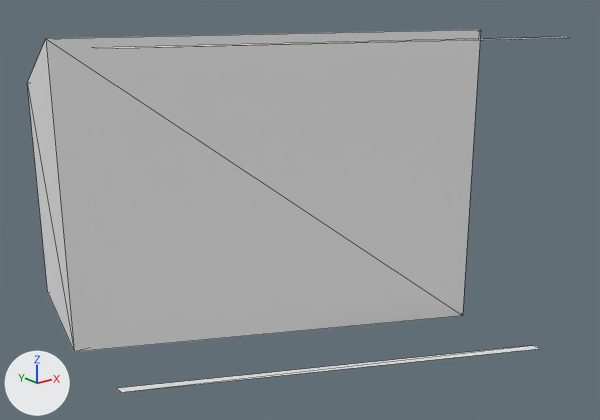
A saved change to the glTF model app/public/models/Walkway_Ramp.glb.
Both versions are drawn from a 50 mm camera at (-518.0, -788.0, 248.0) aimed at (4.0, -135.0, -13.0). Every picture has the same lights, and +X, +Y and +Z are marked at lower left. Mesh edges are drawn as thin lines. Vertices at the same position are counted once.

In view in the first picture: 'Walkway_Ramp'.
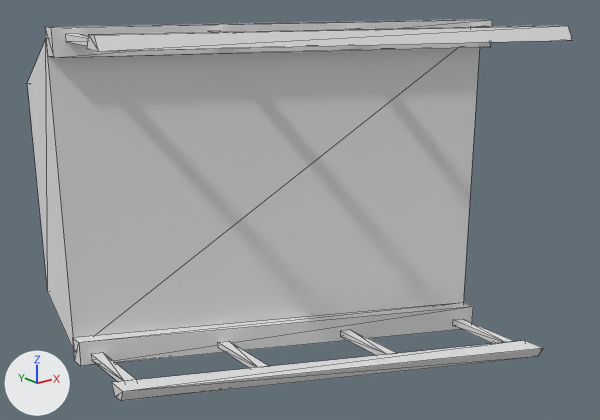
Scene script edits in JSON lines:
```json
{"block": "me_cube_009", "where": "# used by ob_walkway_ramp; location = (0.0, 0.0, 0.0)"}
{"op": "remove", "block": "me_cube_009", "code": "me_cube_009.from_pydata(...)  # 16 vertices, 16 faces; spans x -200.0..200.0, y -310.0..60.0, z -167.0..167.0"}
{"op": "add", "block": "me_cube_009", "code": "me_cube_009.from_pydata(...)  # 104 vertices, 124 faces; spans x -200.0..200.0, y -313.0..60.0, z -178.0..178.0"}
{"block": "me_cube_009", "change": "me_cube_009 part 1: the loose piece of 4 vertices spanning x -200.0..200.0, y -310.0..-100.0, z 167.0 is rebuilt with 8 vertices and now spans x -200.0..200.0, y -313.0..-89.0, z 165.0..178.0"}
{"block": "me_cube_009", "change": "me_cube_009 part 2: the loose piece of 4 vertices spanning x -200.0..200.0, y -310.0..-100.0, z -167.0 is rebuilt with 8 vertices and now spans x -200.0..200.0, y -313.0..-89.0, z -178.0..-165.0"}
{"block": "me_cube_009", "change": "me_cube_009 part 3"}
{"block": "me_cube_009", "change": "8 faces are deleted"}
{"block": "me_cube_009", "change": "28 vertices are added at x -200.0..190.0, y -288.0..0.0, z -178.0..178.0"}
{"block": "me_cube_009", "change": "16 new vertices lie (0.0, 0.0, 7.0) away from vertices in x -189.0..190.0, y -209.0..-20.0, z -172.0..165.0"}
{"block": "me_cube_009", "change": "14 new vertices lie (0.0, -78.0, 0.0) away from vertices in x -189.0..178.0, y -204.0..-20.0, z -172.0..172.0"}
{"block": "me_cube_009", "change": "14 new vertices lie (0.0, -75.0, 0.0) away from vertices in x -189.0..190.0, y -209.0..-20.0, z -165.0..165.0"}
{"block": "me_cube_009", "change": "8 new vertices lie (400.0, -200.0, 0.0) away from vertices in x -200.0, y -15.0..0.0, z -178.0..178.0"}
{"block": "me_cube_009", "change": "96 new faces join them"}
```

Location of each change, (x1, y1, x2, y2) in pixels of the pictures (600 x 420 px):
```json
{"object": "Walkway_Ramp", "change": "reshaped", "before": [27, 30, 567, 392], "after": [27, 19, 573, 401]}
{"part": 1, "of": "me_cube_009", "change": "rebuilt", "before": [96, 37, 567, 49], "after": [87, 25, 573, 51], "on screen": "108% taller"}
{"part": 2, "of": "me_cube_009", "change": "rebuilt", "before": [117, 345, 540, 392], "after": [112, 340, 543, 401], "on screen": "29% taller"}
{"part": 3, "of": "me_cube_009", "change": "built on", "before": [27, 30, 481, 352], "after": [27, 19, 514, 382]}
```
